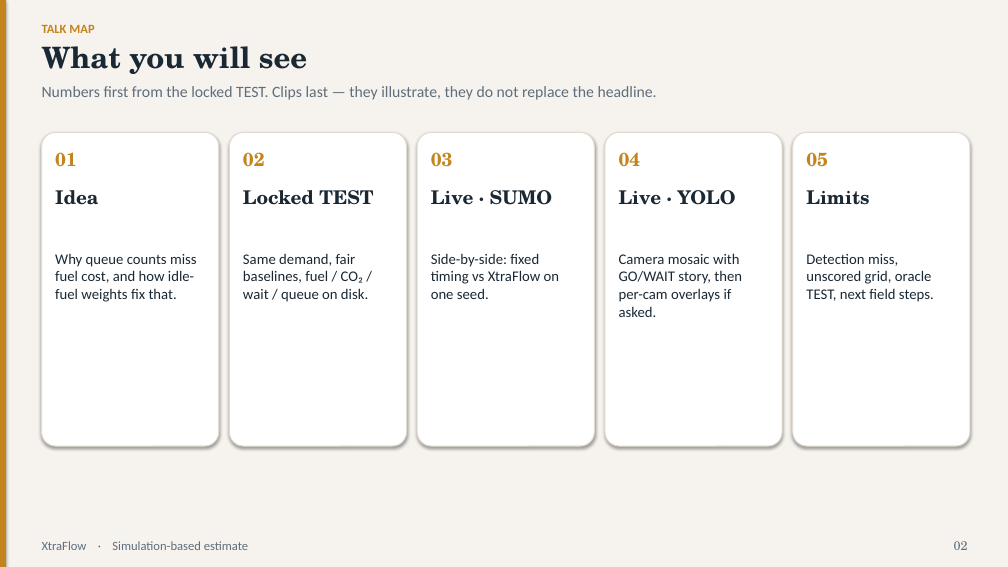
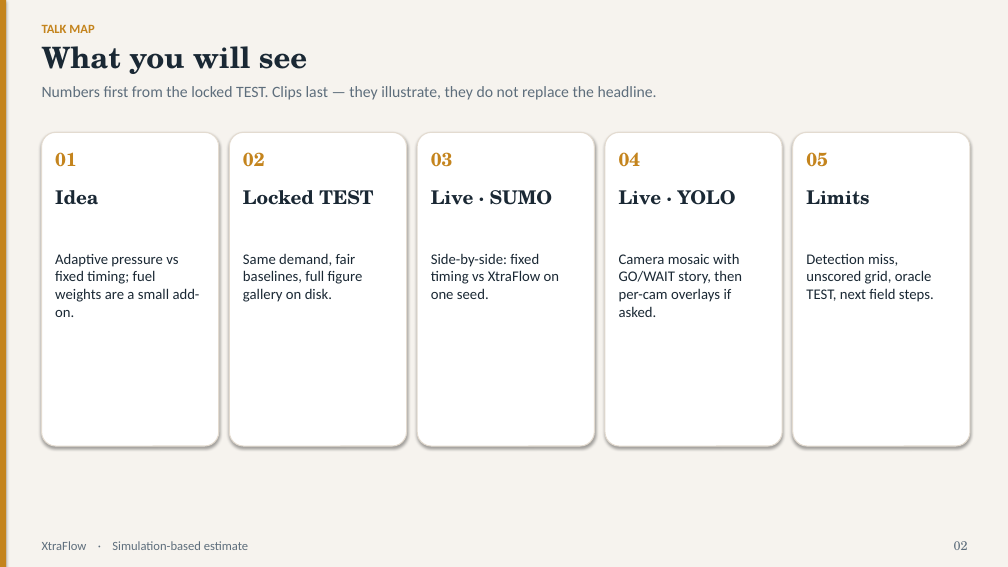
Before and after one commit to couder-04/XtraFlow, a slide deck: slide 2 of results/deck.pptx. Drawn at 1008x567 pixels with LibreOffice and Linux fonts; fonts in the diff are those of the drawing. Boxes give left, top, right and bottom in pixels: in the first picture for what was removed or moved away, otherwise in the second. Text is boxed around its words. In the diff, an @@ line names an element or a change of style, - is before the commit and + after.

Commit message:
Show every results/figures PNG in the README and deck gallery.
Expand the Evidence section and regenerate the deck with six figure slides covering all twelve analyze/study plots.

```diff
--- a/results/deck.pptx
+++ b/results/deck.pptx
@@ text at <box>55,253,200,317</box>: text changed @@
-Why queue counts miss fuel cost, and how idle-fuel weights fix that.
+Adaptive pressure vs fixed timing; fuel weights are a small add-on.
@@ text at <box>243,253,363,302</box>: text changed @@
-Same demand, fair baselines, fuel / CO₂ / wait / queue on disk.
+Same demand, fair baselines, full figure gallery on disk.
```
Also in this commit, not shown: 11 other slides changed, 6 slides added, 1 slide removed, 2 other files.
